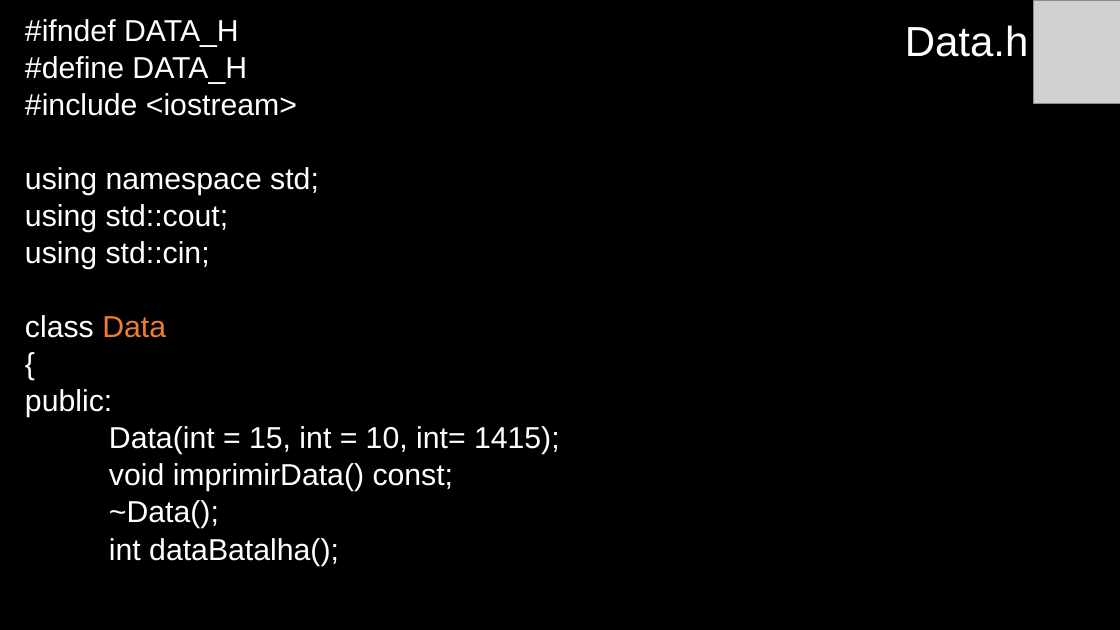
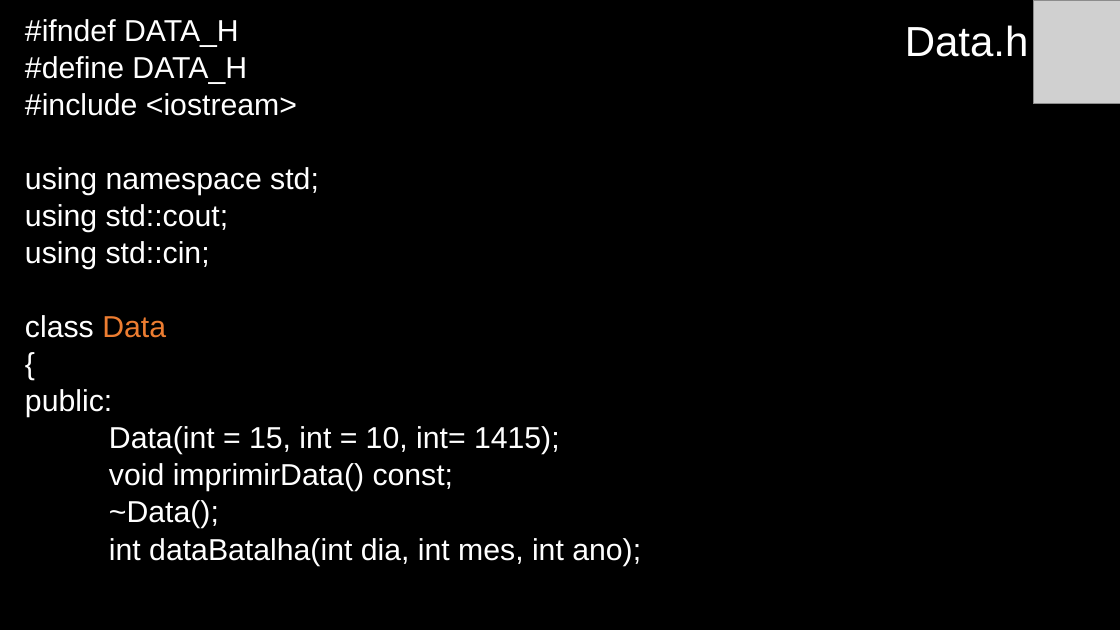
Before and after one commit to anaisabelamr/Arqueiro, a slide deck: slide 13 of Arqueiro/Arqueiro.pptx. Drawn at 1120x630 pixels with LibreOffice and Linux fonts; fonts in the diff are those of the drawing; grey boxes stand for pictures. Boxes give left, top, right and bottom in pixels: in the first picture for what was removed or moved away, otherwise in the second. Text is boxed around its words. In the diff, an @@ line names an element or a change of style, - is before the commit and + after.

```diff
--- a/Arqueiro/Arqueiro.pptx
+++ b/Arqueiro/Arqueiro.pptx
@@ text at (x1=109, y1=538, x2=641, y2=566): text changed @@
-int dataBatalha();
+int dataBatalha(int dia, int mes, int ano);
```
Also in this commit, not shown: 14 other slides changed, 8 slides added, 3 slides removed, 28 other files.
